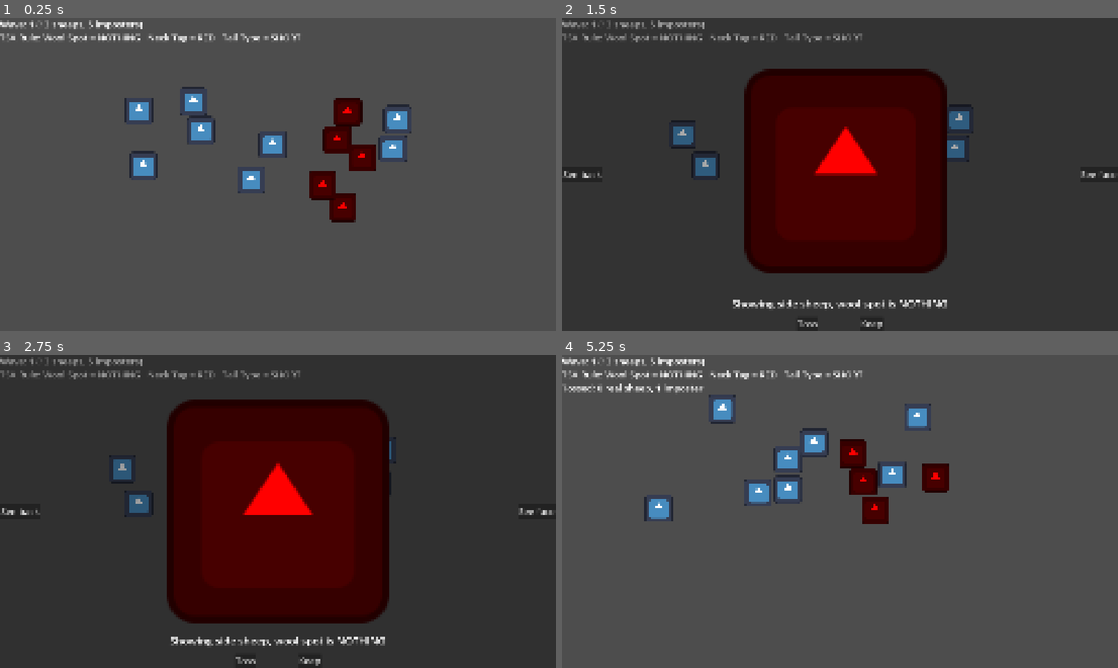
Above: before the commit, frames 1-4 (two rows, left to right).
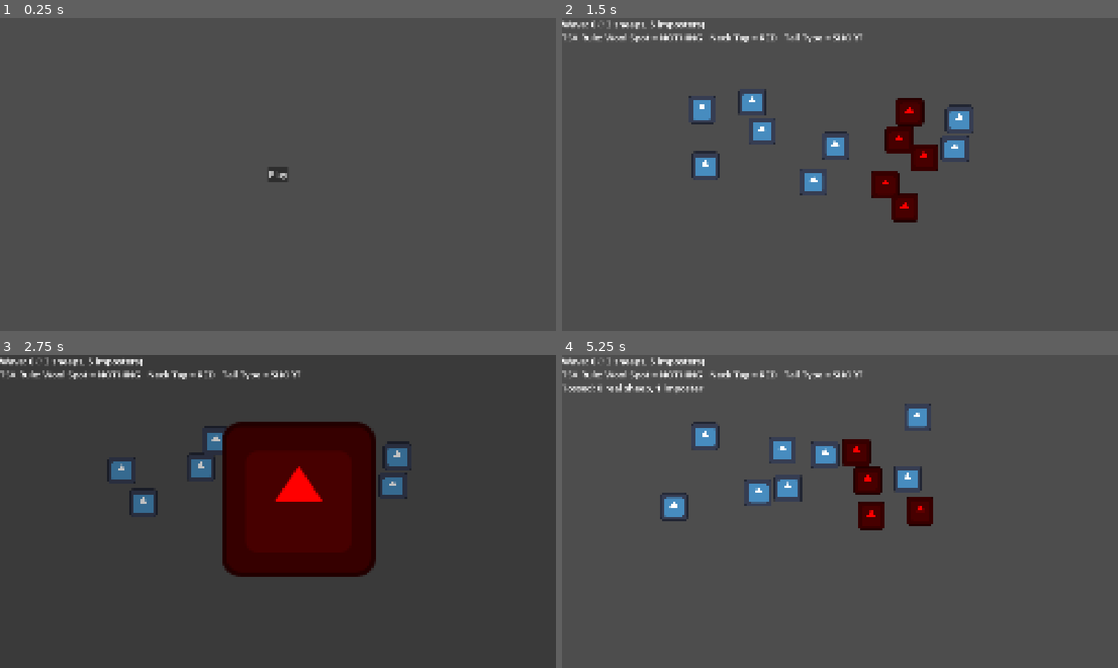
Above: after the commit, the same moments.

Repository: specialOne16/TSA_Comfy-Jam-Spring-2026
Game: Godot game, scene res://main_menu.tscn
Two runs of this game, one before a commit and one after it. Both use one fixed random seed, a clock stepped at 60 frames per second and the inputs below. Before the commit the project starts from res://gameplay/gameplay.tscn. The engine's default icon, where the game draws it, is replaced by a stand-in: a white triangle on a blue panel in a dark square.
Inputs (mouse positions are in pixels of both pictures, inside the frame that each line leads up to):
- Up to frame 1 (0.25 s): no input
- Up to frame 2 (1.5 s): click (901, 140) at 0.52 s; click (840, 174) at 1.25 s, where only the run after the commit has a clickable "Play"
- Up to frame 3 (2.75 s): click (339, 477) at 2.02 s
- Up to frame 4 (5.25 s): click (1101, 511) at 2.75 s, where only the run before the commit has a clickable "See face"; click "See side" (after the commit: "See back") at 3.5 s; click "See face" (after the commit: "See side") at 4.25 s; click "Toss" at 5 s

The runs differ from the first frame. In frame 1, 5.3% of the frame differs, in the area x 0-74%, y 0-66%; in frame 2, 97%, in the area x 0-100%, y 0-100%; in frame 3, 19%; in frame 4, 4.0%.

Commit message:
main menu and end game

Diff:
--- a/gameplay/gameplay.gd
+++ b/gameplay/gameplay.gd
@@ -6,6 +6,7 @@
 @onready var tsa_rule_label: Label = $Control/VBoxContainer/TsaRuleLabel
 @onready var wave_stat_label: Label = $Control/VBoxContainer/WaveStatLabel
 @onready var next_wave_button: Button = $Control/NextWaveButton
+@onready var restart_wave_button: Button = $Control/RestartWaveButton
 
 var wool_spot_rule: Sheep.WoolSpot
 var neck_tag_rule: Sheep.NeckTag
@@ -19,7 +20,7 @@
 func _ready() -> void:
 	gate_field.inspect.connect(inspection.inspect)
 	next_wave_button.visible = false
-	Globals.wave += 1
+	restart_wave_button.visible = false
 
 	wool_spot_rule = Sheep.WoolSpot.values().pick_random()
 	neck_tag_rule = Sheep.NeckTag.values().pick_random()
@@ -52,3 +53,16 @@
 	if imposter_tossed >= imposter_count:
 		gate_field.inspect.disconnect(inspection.inspect)
 		next_wave_button.visible = true
+
+	if real_sheep_tossed >= 2:
+		gate_field.inspect.disconnect(inspection.inspect)
+		restart_wave_button.visible = true
+
+
+func _on_next_wave_button_pressed() -> void:
+	Globals.wave += 1
+	get_tree().reload_current_scene()
+
+
+func _on_restart_wave_button_pressed() -> void:
+	get_tree().reload_current_scene()
--- a/gameplay/gameplay.tscn
+++ b/gameplay/gameplay.tscn
@@ -12,6 +12,7 @@
 [node name="Inspection" parent="." unique_id=186340771 instance=ExtResource("2_ueusv")]
 
 [node name="Control" type="Control" parent="." unique_id=2071808227]
+z_index = 3
 layout_mode = 3
 anchors_preset = 0
 offset_right = 2560.0
@@ -32,8 +33,37 @@
 theme_override_font_sizes/font_size = 42
 
 [node name="NextWaveButton" type="Button" parent="Control" unique_id=1362721188]
-layout_mode = 0
-offset_right = 8.0
-offset_bottom = 8.0
+layout_mode = 1
+anchors_preset = 8
+anchor_left = 0.5
+anchor_top = 0.5
+anchor_right = 0.5
+anchor_bottom = 0.5
+offset_left = -110.5
+offset_top = -33.0
+offset_right = 110.5
+offset_bottom = 33.0
+grow_horizontal = 2
+grow_vertical = 2
+theme_override_font_sizes/font_size = 42
+text = "Next wave"
+
+[node name="RestartWaveButton" type="Button" parent="Control" unique_id=314568729]
+layout_mode = 1
+anchors_preset = 8
+anchor_left = 0.5
+anchor_top = 0.5
+anchor_right = 0.5
+anchor_bottom = 0.5
+offset_left = -110.5
+offset_top = -33.0
+offset_right = 110.5
+offset_bottom = 33.0
+grow_horizontal = 2
+grow_vertical = 2
+theme_override_font_sizes/font_size = 42
+text = "Restart wave"
 
 [connection signal="sheep_tossed" from="Inspection" to="." method="_on_inspection_sheep_tossed"]
+[connection signal="pressed" from="Control/NextWaveButton" to="." method="_on_next_wave_button_pressed"]
+[connection signal="pressed" from="Control/RestartWaveButton" to="." method="_on_restart_wave_button_pressed"]
--- a/gameplay/gate_field.gd
+++ b/gameplay/gate_field.gd
@@ -5,14 +5,12 @@
 
 signal inspect(sheep: Sheep)
 
-var wave_number: int = 0
-
 func spawn_sheep(wool_spot_rule: Sheep.WoolSpot, neck_tag_rule: Sheep.NeckTag, tail_type_rule: Sheep.TailType) -> Dictionary:
 	var total_sheep = randi_range(6, 14)
 	var base_imposters = randi_range(2, 5)
 
 	@warning_ignore("integer_division")
-	var bonus = wave_number / 3
+	var bonus = Globals.wave / 3
 
 	var imposter_count = min(base_imposters + bonus, total_sheep - 2)
 	var real_sheep_count = total_sheep - imposter_count
--- a/gameplay/inspection.gd
+++ b/gameplay/inspection.gd
@@ -26,6 +26,8 @@
 	tween.tween_property(sheep, "position", Vector2(1280, 720), 1)
 	tween.tween_property(sheep.sprite_2d, "scale", Vector2.ONE * 8, 1)
 	tween.tween_property(color_rect, "color", Color.hex(0x00000060), 1)
+
+	await tween.finished
 
 	setup_button()
 
--- /dev/null
+++ b/main_menu.gd
@@ -0,0 +1,5 @@
+extends Control
+
+
+func _on_play_button_pressed() -> void:
+	get_tree().change_scene_to_file("res://gameplay/gameplay.tscn")
--- /dev/null
+++ b/main_menu.tscn
@@ -0,0 +1,30 @@
+[gd_scene format=3 uid="uid://d0slxx72bqhb3"]
+
+[ext_resource type="Script" uid="uid://buumi2wm72y7q" path="res://main_menu.gd" id="1_06t4h"]
+
+[node name="MainMenu" type="Control" unique_id=1629698840]
+layout_mode = 3
+anchors_preset = 15
+anchor_right = 1.0
+anchor_bottom = 1.0
+grow_horizontal = 2
+grow_vertical = 2
+script = ExtResource("1_06t4h")
+
+[node name="PlayButton" type="Button" parent="." unique_id=349001034]
+layout_mode = 1
+anchors_preset = 8
+anchor_left = 0.5
+anchor_top = 0.5
+anchor_right = 0.5
+anchor_bottom = 0.5
+offset_left = -20.5
+offset_top = -15.5
+offset_right = 20.5
+offset_bottom = 15.5
+grow_horizontal = 2
+grow_vertical = 2
+theme_override_font_sizes/font_size = 42
+text = "Play"
+
+[connection signal="pressed" from="PlayButton" to="." method="_on_play_button_pressed"]
--- a/project.godot
+++ b/project.godot
@@ -11,7 +11,7 @@
 [application]
 
 config/name="Transportation Sheep Administration"
-run/main_scene="uid://bom5fwcodvsft"
+run/main_scene="uid://d0slxx72bqhb3"
 config/features=PackedStringArray("4.6", "GL Compatibility")
 config/icon="res://icon.svg"
 
Not shown, added: main_menu.gd.uid
